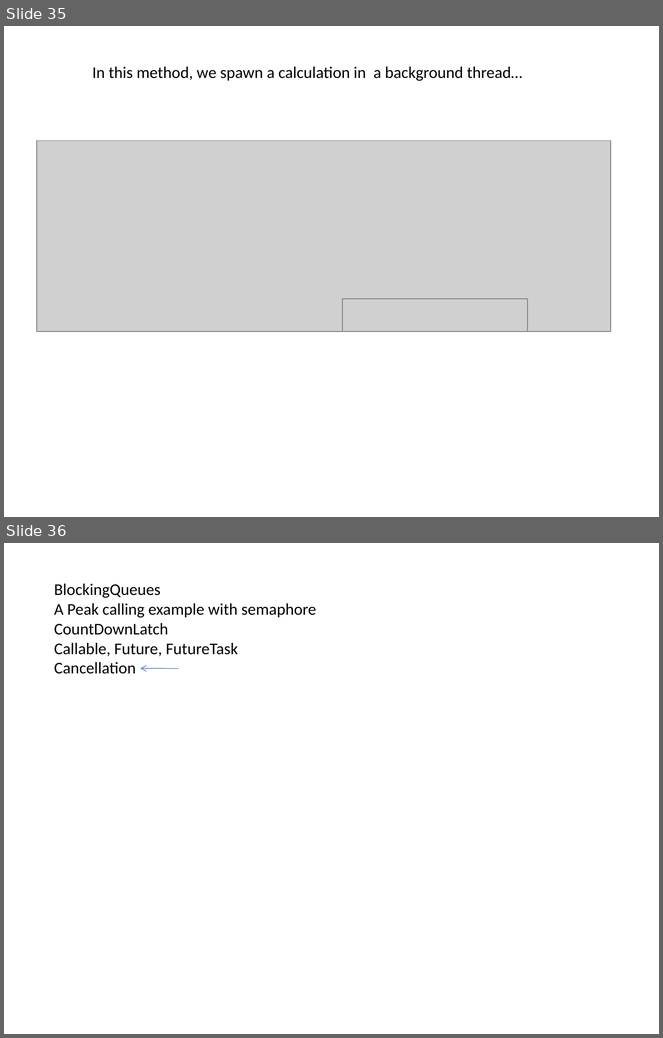
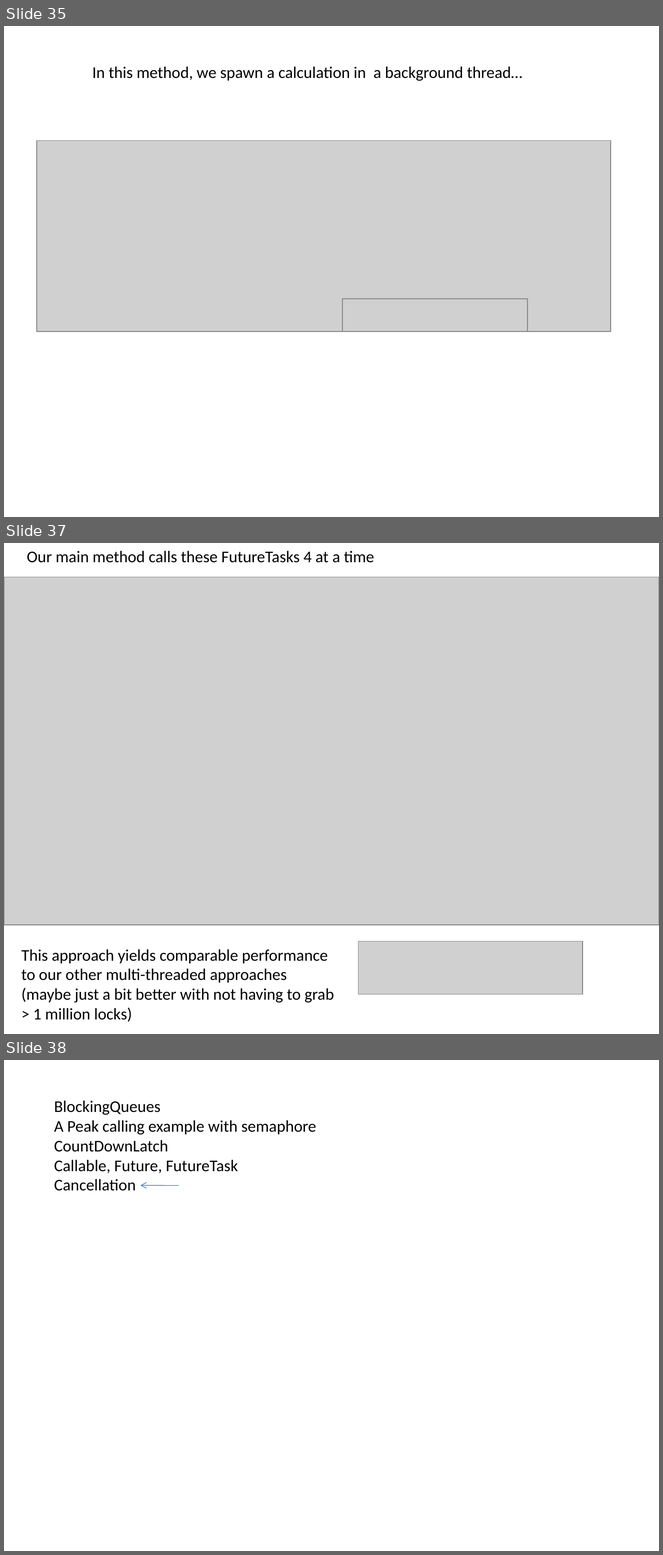
Before and after one commit to afodor/afodor.github.io, a slide deck: classes/prog2017/Prog3-Lecture17.pptx. Shown one above the other, each under a label of ours: slides 35 and 36 before the commit, slides 35, 37 and 38 after it; the slides between them are not shown. The pictures are 663x1038 and 663x1555 pixels, drawn with LibreOffice and Linux fonts; fonts in the diff are those of the drawing; grey boxes stand for pictures. Boxes give left, top, right and bottom in pixels: in the first picture for what was removed or moved away, otherwise in the second. Text is boxed around its words. In the diff, an @@ line names an element or a change of style, - is before the commit and + after.

```diff
--- a/classes/prog2017/Prog3-Lecture17.pptx
+++ b/classes/prog2017/Prog3-Lecture17.pptx
@@ slide 37 added at (4,543,659,1034), background #FFFFFF @@
@@ text added at (27,551,374,563), 18 pt, text #000000 @@
+Our main method calls these FutureTasks 4 at a time
@@ picture added at (4,577,659,926) @@
@@ picture added at (359,941,583,994) @@
@@ text added at (21,950,334,1022), 18 pt, text #000000 @@
+This approach yields comparable performance
+to our other multi-threaded approaches
+(maybe just a bit better with not having to grab
+> 1 million locks)
@@ what was slide 36 is now slide 38 @@
```
Also in this commit, not shown: 6 slides changed, 1 other slide added, 3 other files.
